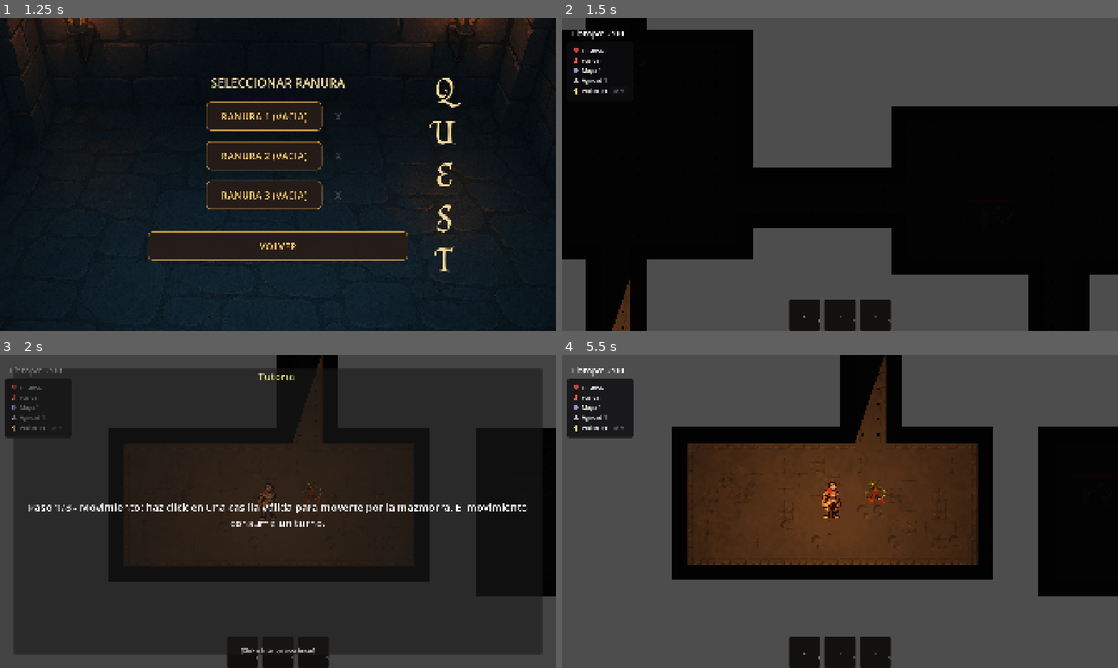
Above: before the commit, frames 1-4 (two rows, left to right).
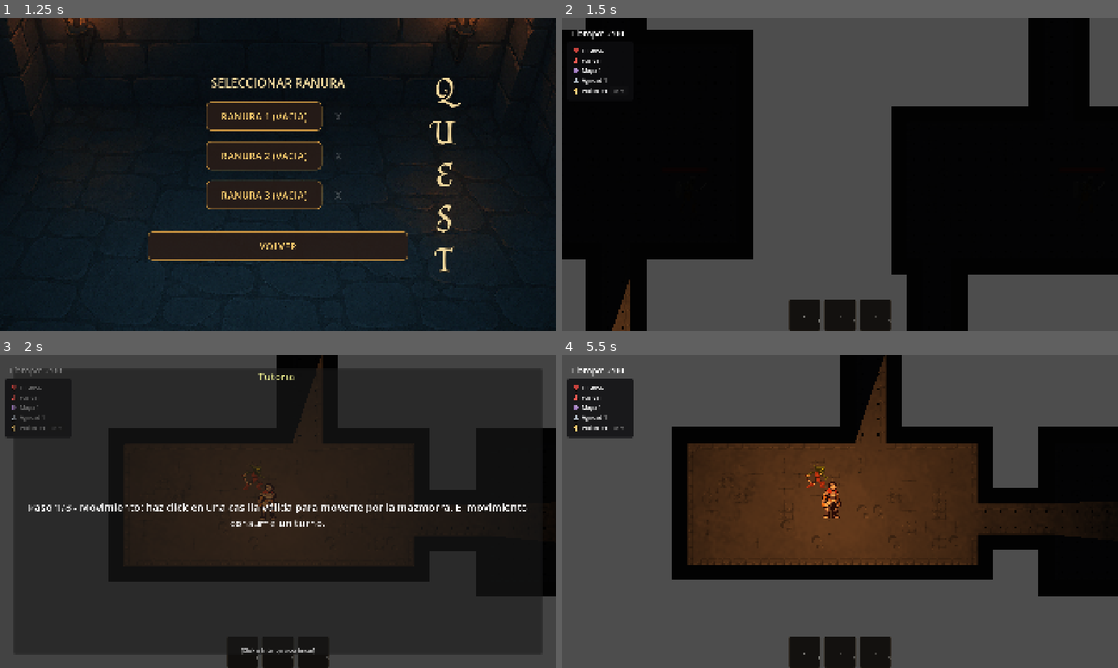
Above: after the commit, the same moments.

Repository: fedemuntaabski/Quest
Game: Godot game, scene res://scenes/MainMenu.tscn
Two runs of this game, one before a commit and one after it. Both use one fixed random seed, a clock stepped at 60 frames per second and the inputs below.
Inputs (mouse positions are in pixels of both pictures, inside the frame that each line leads up to):
- Up to frame 1 (1.25 s): click "INICIO" at 0.5 s
- Up to frame 2 (1.5 s): click "RANURA 1 (VACIA)" at 1.25 s
- Up to frame 3 (2 s): no input
- Up to frame 4 (5.5 s): tap O every 0.75 s from 2 to 5 s; drag from (806, 652) to (828, 511) at 2.02 s; drag from (840, 652) to (834, 511) at 2.77 s; move the mouse to (873, 652) at 3.52 s; hold D (move_right) 3.53-4.25 s; tap 3 (hotbar_3) at 3.6 s; click (873, 652) at 3.67 s; drag from (812, 574) to (673, 464) at 4.27 s; move the mouse to (1006, 558) at 5.02 s; hold A (move_left) from 5.03 s (still down); tap 2 (hotbar_2) at 5.1 s; tap Enter (ui_accept) at 5.27 s

Frame 1 is identical in both runs. In frame 2, 12% of the frame differs, in the area x 34-95%, y 0-100%; in frame 3, 0.9%; in frame 4, 2.7%.

Commit message:
pociones y intento de fix de rutas

Diff:
--- a/scripts/core/movement/PlayerMovement.gd
+++ b/scripts/core/movement/PlayerMovement.gd
@@ -331,19 +331,10 @@
 func _spawn_floating_text(text: String, color: Color, crit: bool) -> void:
 	var text_mgr := ManagerLocator.get_floating_text_manager() as FloatingTextManager
 	if text_mgr:
-		text_mgr.spawn_text_from_host(
-	self,
-	text,
-	color,
-	crit,
-	Vector2(-12, -28),
-	1.0
-)
-		return
-
-	if not text_mgr:
-		push_warning("FloatingTextManager not present - skipping floating text: %s" % text)
-		return
+		text_mgr.spawn_text_from_host(self, text, color, crit, Vector2(-12, -28), 1.0)
+		return
+
+	push_warning("FloatingTextManager not present - skipping floating text: %s" % text)
 
 func wait_for_step() -> void:
 	while is_moving_step:
--- a/scripts/core/stats/CharacterStats.gd
+++ b/scripts/core/stats/CharacterStats.gd
@@ -12,6 +12,7 @@
 signal hp_changed(current, max)
 signal died
 signal stats_changed
+signal potion_used(heal_amount: int, remaining: int)
 
 # -------------------------
 # HEALTH
@@ -142,7 +143,7 @@
 	heal(heal_amount)
 
 	potions_owned -= 1
-
+	potion_used.emit(heal_amount, potions_owned)
 	stats_changed.emit()
 
 	return true
--- a/scripts/core/theme/QuestPalette.gd
+++ b/scripts/core/theme/QuestPalette.gd
@@ -40,6 +40,7 @@
 const UI_TEXT_BLOCKED: Color = Color(1.00, 0.55, 0.55, 1.0)
 
 const COMBAT_TEXT_DAMAGE: Color = Color(1.00, 0.40, 0.30, 1.0)
+const COMBAT_TEXT_HEAL: Color = Color(0.35, 1.00, 0.45, 1.0)
 const COMBAT_TEXT_MISS: Color = Color(0.90, 0.90, 0.90, 1.0)
 const COMBAT_FLASH_TINT: Color = Color(1.00, 0.90, 0.90, 1.0)
 const COMBAT_PARTICLE_SPARK: Color = Color(1.00, 0.60, 0.20, 1.0)
--- a/scripts/ui/hud/HUDController.gd
+++ b/scripts/ui/hud/HUDController.gd
@@ -112,13 +112,18 @@
 		return
 
 	if _bound_stats != stats:
-		if _bound_stats and _bound_stats.hp_changed.is_connected(_on_hp_changed):
-			_bound_stats.hp_changed.disconnect(_on_hp_changed)
+		if _bound_stats:
+			if _bound_stats.hp_changed.is_connected(_on_hp_changed):
+				_bound_stats.hp_changed.disconnect(_on_hp_changed)
+			if _bound_stats.potion_used.is_connected(_on_potion_used):
+				_bound_stats.potion_used.disconnect(_on_potion_used)
 
 		_bound_stats = stats
 
 		if not stats.hp_changed.is_connected(_on_hp_changed):
 			stats.hp_changed.connect(_on_hp_changed)
+		if not stats.potion_used.is_connected(_on_potion_used):
+			stats.potion_used.connect(_on_potion_used)
 
 		if _potion_controller:
 			_potion_controller.bind_stats(stats)
@@ -129,6 +134,14 @@
 func _on_hp_changed(current_hp: int, max_hp: int) -> void:
 	if stat_panel:
 		stat_panel.update_hp(current_hp, max_hp)
+
+	if _potion_controller:
+		_potion_controller.refresh()
+
+
+func _on_potion_used(_heal_amount: int, _remaining: int) -> void:
+	if _bound_stats and stat_panel:
+		stat_panel.update_hp(_bound_stats.current_hp, _bound_stats.max_hp)
 
 	if _potion_controller:
 		_potion_controller.refresh()
--- a/scripts/ui/hud/PotionController.gd
+++ b/scripts/ui/hud/PotionController.gd
@@ -24,6 +24,8 @@
 			_bound_stats.hp_changed.disconnect(_on_hp_changed)
 		if _bound_stats.stats_changed.is_connected(refresh):
 			_bound_stats.stats_changed.disconnect(refresh)
+		if _bound_stats.potion_used.is_connected(_on_potion_used):
+			_bound_stats.potion_used.disconnect(_on_potion_used)
 
 	_bound_stats = stats
 	if _bound_stats:
@@ -31,9 +33,15 @@
 			_bound_stats.hp_changed.connect(_on_hp_changed)
 		if not _bound_stats.stats_changed.is_connected(refresh):
 			_bound_stats.stats_changed.connect(refresh)
+		if not _bound_stats.potion_used.is_connected(_on_potion_used):
+			_bound_stats.potion_used.connect(_on_potion_used)
 	refresh()
 
 func _on_hp_changed(_current: int, _max: int) -> void:
+	refresh()
+
+
+func _on_potion_used(_heal_amount: int, _remaining: int) -> void:
 	refresh()
 
 func _bind_game_state() -> void:
@@ -54,7 +62,8 @@
 		_bound_stats = ps.stats
 	if _bound_stats == null:
 		return
-	_bound_stats.use_potion()
+	if _bound_stats.use_potion():
+		refresh()
 
 func _can_use_potion_now() -> bool:
 	if _game_state_manager and not _game_state_manager.is_active():
--- a/scripts/ui/visual/FloatingText.gd
+++ b/scripts/ui/visual/FloatingText.gd
@@ -4,43 +4,64 @@
 @export var float_distance: float = 18.0
 @export var float_time: float = 0.6
 @export var base_scale: float = 1.0
+@export var heal_float_time: float = 1.05
+@export var heal_float_distance: float = 22.0
 
 @onready var label: Label = $Label
 
+var _is_healing: bool = false
 
-func setup(text: String, color: Color, crit: bool = false, intensity: float = 1.0) -> void:
+
+func setup(
+	text: String,
+	color: Color,
+	crit: bool = false,
+	intensity: float = 1.0,
+	healing: bool = false
+) -> void:
 	z_index = 100
+	_is_healing = healing
 
 	if label:
 		label.text = text
 		label.modulate = color
 
-		# Crit visual feedback
-		if crit:
+		if healing:
+			label.scale = Vector2(1.12, 1.12)
+		elif crit:
 			label.scale = Vector2(1.25, 1.25)
 		else:
 			label.scale = Vector2.ONE
 
-	# Global scaling based on intensity (damage size, gold, etc.)
-	scale = Vector2.ONE * clamp(base_scale * intensity, 0.8, 2.5)
+	var scale_multiplier := intensity
+	if healing:
+		scale_multiplier *= 1.15
+
+	scale = Vector2.ONE * clamp(base_scale * scale_multiplier, 0.8, 2.5)
 
 	_play_float_animation()
 
 
 func _play_float_animation() -> void:
-	var jitter := Vector2(randf_range(-6, 6), 0)
-
-	var target_pos := global_position + Vector2(0, -float_distance) + jitter
+	var jitter := Vector2(randf_range(-4, 4), 0)
+	var duration := heal_float_time if _is_healing else float_time
+	var distance := heal_float_distance if _is_healing else float_distance
+	var target_pos := global_position + Vector2(0, -distance) + jitter
 
 	var tween := create_tween()
+	tween.set_trans(Tween.TRANS_SINE)
+	tween.set_ease(Tween.EASE_OUT)
 
-	# Movement
-	tween.tween_property(self, "global_position", target_pos, float_time)
+	tween.tween_property(self, "global_position", target_pos, duration)
 
-	# Fade
-	tween.parallel().tween_property(label, "modulate:a", 0.0, float_time)
-
-	# Slight shrink for readability
-	tween.parallel().tween_property(self, "scale", Vector2.ZERO, float_time)
+	if _is_healing:
+		var fade_delay := duration * 0.35
+		var fade_duration := duration - fade_delay
+		tween.parallel().tween_property(label, "modulate:a", 0.0, fade_duration).set_delay(fade_delay)
+		var end_scale := scale * 0.92
+		tween.parallel().tween_property(self, "scale", end_scale, duration)
+	else:
+		tween.parallel().tween_property(label, "modulate:a", 0.0, duration)
+		tween.parallel().tween_property(self, "scale", Vector2.ZERO, duration)
 
 	tween.tween_callback(queue_free)
--- a/scripts/ui/visual/FloatingTextManager.gd
+++ b/scripts/ui/visual/FloatingTextManager.gd
@@ -3,12 +3,17 @@
 
 @export var float_distance: float = 18.0
 @export var float_time: float = 0.6
+@export var heal_float_time: float = 1.05
+@export var heal_float_distance: float = 22.0
 
 const FloatingTextScene := preload("res://scenes/FloatingText.tscn")
+
+var _bound_stats: CharacterStats = null
 
 
 func _ready() -> void:
 	add_to_group("floating_text_manager")
+	call_deferred("_try_bind_player_stats")
 
 
 # =========================================================
@@ -29,6 +34,29 @@
 	ft.setup(text, color, crit, intensity)
 
 
+func bind_character_stats(stats: CharacterStats) -> void:
+	if _bound_stats == stats:
+		return
+	if _bound_stats and _bound_stats.potion_used.is_connected(_on_potion_used):
+		_bound_stats.potion_used.disconnect(_on_potion_used)
+
+	_bound_stats = stats
+	if _bound_stats and not _bound_stats.potion_used.is_connected(_on_potion_used):
+		_bound_stats.potion_used.connect(_on_potion_used)
+
+
+func _try_bind_player_stats() -> void:
+	var ps := ManagerLocator.get_player_stats()
+	if ps == null or ps.stats == null:
+		return
+	bind_character_stats(ps.stats)
+
+
+func _on_potion_used(heal_amount: int, _remaining: int) -> void:
+	var player := get_tree().get_first_node_in_group("player") as Node2D
+	spawn_text_from_host(player, "+%d" % heal_amount, QuestPalette.COMBAT_TEXT_HEAL, false, Vector2(-12, -28), 1.0, true)
+
+
 # =========================================================
 # 🎯 HOST BASED SPAWN (ENEMIES / PLAYERS)
 # =========================================================
@@ -38,7 +66,8 @@
 	color: Color,
 	crit: bool = false,
 	local_offset: Vector2 = Vector2(-12, -28),
-	intensity: float = 1.0
+	intensity: float = 1.0,
+	healing: bool = false
 ) -> void:
 
 	if host == null:
@@ -49,17 +78,25 @@
 	if ft == null:
 		return
 
-	# Slight randomness for readability (roguelike feel)
-	var random_offset := Vector2(randf_range(-6, 6), randf_range(-3, 3))
+	var random_offset := Vector2(
+		randf_range(-6 if not healing else -4, 6 if not healing else 4),
+		randf_range(-3 if not healing else -2, 3 if not healing else 2)
+	)
 
-	ft.float_distance = float_distance
-	ft.float_time = float_time
+	if healing:
+		ft.float_distance = heal_float_distance
+		ft.float_time = heal_float_time
+		ft.heal_float_time = heal_float_time
+		ft.heal_float_distance = heal_float_distance
+	else:
+		ft.float_distance = float_distance
+		ft.float_time = float_time
 
 	ft.global_position = host.global_position + local_offset + random_offset
 
 	add_child(ft)
 
-	ft.setup(text, color, crit, intensity)
+	ft.setup(text, color, crit, intensity, healing)
 
 
 # =========================================================
--- a/scripts/world/dungeon/DungeonGraph.gd
+++ b/scripts/world/dungeon/DungeonGraph.gd
@@ -7,6 +7,9 @@
 const TEMPLATE_CORRIDOR := "corridor"
 const TEMPLATE_CUSTOM := "custom_layout"
 
+const LINEAR_ROOM_COUNT := 8
+const MAX_CONNECTIONS_PER_ROOM := 2
+
 var rooms: Dictionary = {}
 var edges: Dictionary = {}
 var adjacency: Dictionary = {}
@@ -29,6 +32,14 @@
 
 func add_edge(room_a: int, room_b: int, corridor_cells: Array = []) -> bool:
 	if room_a < 0 or room_b < 0 or room_a == room_b:
+		return false
+
+	if not _is_valid_linear_edge(room_a, room_b):
+		return false
+
+	if get_connected_room_ids(room_a).size() >= MAX_CONNECTIONS_PER_ROOM:
+		return false
+	if get_connected_room_ids(room_b).size() >= MAX_CONNECTIONS_PER_ROOM:
 		return false
 
 	var key := get_edge_key(room_a, room_b)
@@ -145,9 +156,19 @@
 		errors.append("Expected %d rooms, found %d." % [expected_room_count, rooms.size()])
 
 	if expected_room_count >= 0 and rooms.size() == expected_room_count:
+		for edge_key_variant in edges.keys():
+			var edge: Dictionary = edges[String(edge_key_variant)]
+			var room_a := int(edge.get("room_a", -1))
+			var room_b := int(edge.get("room_b", -1))
+			if not _is_valid_linear_edge(room_a, room_b):
+				errors.append("Non-linear edge %d -> %d (must be adjacent room indices)." % [room_a, room_b])
+
 		for room_id_variant in rooms.keys():
 			var room_id := int(room_id_variant)
 			var connected := get_connected_room_ids(room_id)
+
+			if connected.size() > MAX_CONNECTIONS_PER_ROOM:
+				errors.append("Room %d has %d connections (max %d)." % [room_id, connected.size(), MAX_CONNECTIONS_PER_ROOM])
 
 			var expected_connected: Array[int] = []
 			if room_id > 0:
@@ -158,6 +179,11 @@
 
 			if connected != expected_connected:
 				errors.append("Room %d is connected to %s, expected %s for strict linear progression." % [room_id, str(connected), str(expected_connected)])
+
+			if room_id == 0 and connected != [1]:
+				errors.append("Room 0 must connect only to Room 1, found %s." % str(connected))
+			elif room_id == expected_room_count - 1 and connected != [expected_room_count - 2]:
+				errors.append("Room %d must connect only to Room %d, found %s." % [room_id, expected_room_count - 2, str(connected)])
 
 	if require_connected and rooms.size() > 0:
 		var reachable := _collect_reachable_rooms()
@@ -185,6 +211,10 @@
 	}
 
 
+func _is_valid_linear_edge(room_a: int, room_b: int) -> bool:
+	return absi(room_a - room_b) == 1
+
+
 func _add_adjacency(room_a: int, room_b: int) -> void:
 	if room_a < 0 or room_b < 0:
 		return
--- a/scripts/world/dungeon/DungeonLayoutData.gd
+++ b/scripts/world/dungeon/DungeonLayoutData.gd
@@ -17,4 +17,6 @@
 		return false
 	if floor_cells.is_empty():
 		return false
-	return true
+
+	var validation: Dictionary = graph.validate(expected_room_count, true)
+	return bool(validation.get("valid", false))
--- a/scripts/world/dungeon/DungeonLayoutGenerator.gd
+++ b/scripts/world/dungeon/DungeonLayoutGenerator.gd
@@ -67,36 +67,16 @@
 			placed_rects.append(room_rect)
 
 		if placed_rects.size() == dungeon.room_count:
-			# Sort rooms: start with the leftmost room to establish a logical flow,
-			# then perform a nearest-neighbor walk.
-			var unvisited := placed_rects.duplicate()
-			var ordered_rects: Array[Rect2i] = []
-
-			var current_rect = unvisited[0]
-			for r in unvisited:
-				if r.position.x < current_rect.position.x:
-					current_rect = r
-			ordered_rects.append(current_rect)
-			unvisited.erase(current_rect)
-
-			while unvisited.size() > 0:
-				var current_center = current_rect.position + current_rect.size / 2
-				var nearest_rect: Rect2i
-				var nearest_dist := INF
-				for r in unvisited:
-					var r_center = r.position + r.size / 2
-					var dx = current_center.x - r_center.x
-					var dy = current_center.y - r_center.y
-					var dist = dx * dx + dy * dy
-					if dist < nearest_dist:
-						nearest_dist = dist
-						nearest_rect = r
-				ordered_rects.append(nearest_rect)
-				unvisited.erase(nearest_rect)
-				current_rect = nearest_rect
-
-			# Register rooms sequentially to align IDs with linear path
-			for room_rect in ordered_rects:
+			# Deterministic left-to-right ordering so room IDs match progression (0 -> 7).
+			placed_rects.sort_custom(func(a: Rect2i, b: Rect2i) -> bool:
+				var center_a := a.position + a.size / 2
+				var center_b := b.position + b.size / 2
+				if center_a.x != center_b.x:
+					return center_a.x < center_b.x
+				return center_a.y < center_b.y
+			)
+
+			for room_rect in placed_rects:
 				_register_room(room_rect)
 
 			_connect_rooms_with_corridors()
@@ -122,7 +102,7 @@
 	layout.graph = _working_graph
 	layout.metadata = {
 		"room_count": _working_room_infos.size(),
-		"main_path_branching": dungeon.main_path_branching
+		"main_path_branching": false
 	}
 	# Keep graph accessor compatibility for existing systems.
 	dungeon_graph = _working_graph
@@ -290,7 +270,8 @@
 
 
 func _register_connection(room_a: int, room_b: int, corridor_cells: Array[Vector2i]) -> void:
-	_working_graph.add_edge(room_a, room_b, corridor_cells)
+	if not _working_graph.add_edge(room_a, room_b, corridor_cells):
+		push_error("DungeonLayoutGenerator: rejected non-linear edge %d -> %d" % [room_a, room_b])
 
 
 func get_connected_room_ids(room_id: int) -> Array[int]:
--- a/scripts/world/rooms/MapManager.gd
+++ b/scripts/world/rooms/MapManager.gd
@@ -79,6 +79,10 @@
 			floating_text_manager.name = "FloatingTextManager"
 			add_child(floating_text_manager)
 
+	var ps := ManagerLocator.get_player_stats()
+	if ps and ps.stats and floating_text_manager:
+		floating_text_manager.bind_character_stats(ps.stats)
+
 	if navigation_helper:
 		navigation_helper.set_occupancy_manager(occupancy_manager)
 
--- a/scripts/world/rooms/room_system.gd
+++ b/scripts/world/rooms/room_system.gd
@@ -54,14 +54,26 @@
 	if room_id == active_room_id:
 		return
 
-	if enforce_connectivity and dungeon != null and dungeon.active_room_id >= 0 and not dungeon.are_rooms_connected(dungeon.active_room_id, room_id):
-		print("RoomSystem: rejected activation of room %d because it's not connected to active room %d" % [room_id, dungeon.active_room_id])
-		return
+	if enforce_connectivity and dungeon != null and dungeon.active_room_id >= 0:
+		if not _is_valid_linear_transition(dungeon.active_room_id, room_id):
+			print("RoomSystem: rejected activation of room %d (not a linear neighbor of active room %d)" % [room_id, dungeon.active_room_id])
+			return
 
-	if not enforce_connectivity and dungeon != null and dungeon.active_room_id >= 0 and not dungeon.are_rooms_connected(dungeon.active_room_id, room_id):
-		print("RoomSystem: accepting non-adjacent room sync from player position room %d -> %d" % [dungeon.active_room_id, room_id])
+	if not enforce_connectivity and dungeon != null and dungeon.active_room_id >= 0:
+		if not _is_valid_linear_transition(dungeon.active_room_id, room_id):
+			print("RoomSystem: accepting non-adjacent room sync from player position room %d -> %d" % [dungeon.active_room_id, room_id])
 
 	active_room_id = room_id
 	if dungeon:
 		dungeon.active_room_id = room_id
+
 	emit_signal("room_changed", room_id)
+
+func _is_valid_linear_transition(from_id: int, to_id: int) -> bool:
+	if from_id < 0 or to_id < 0:
+		return false
+	if absi(to_id - from_id) != 1:
+		return false
+	if dungeon == null:
+		return true
+	return dungeon.are_rooms_connected(from_id, to_id)
